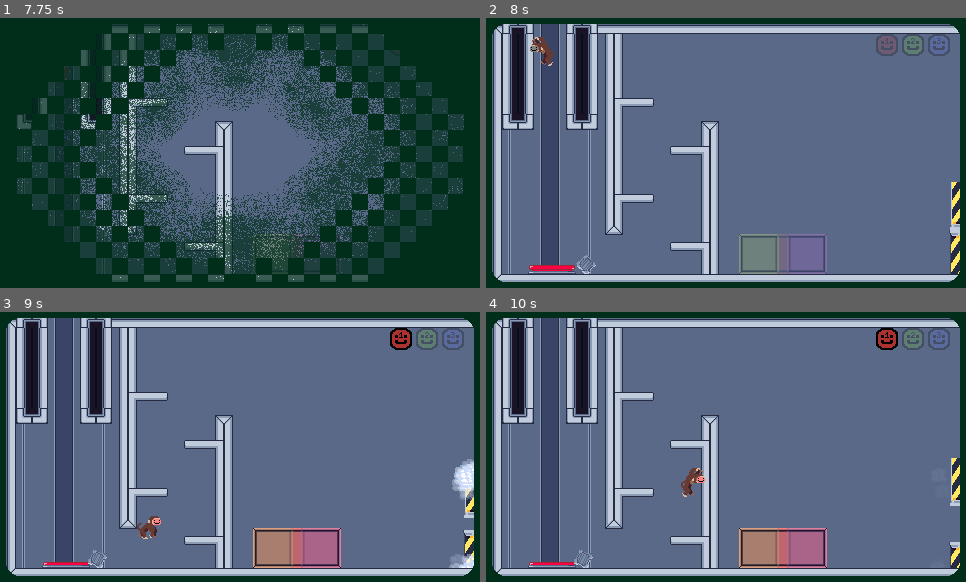
Above: before the commit, frames 1-4 (two rows, left to right).
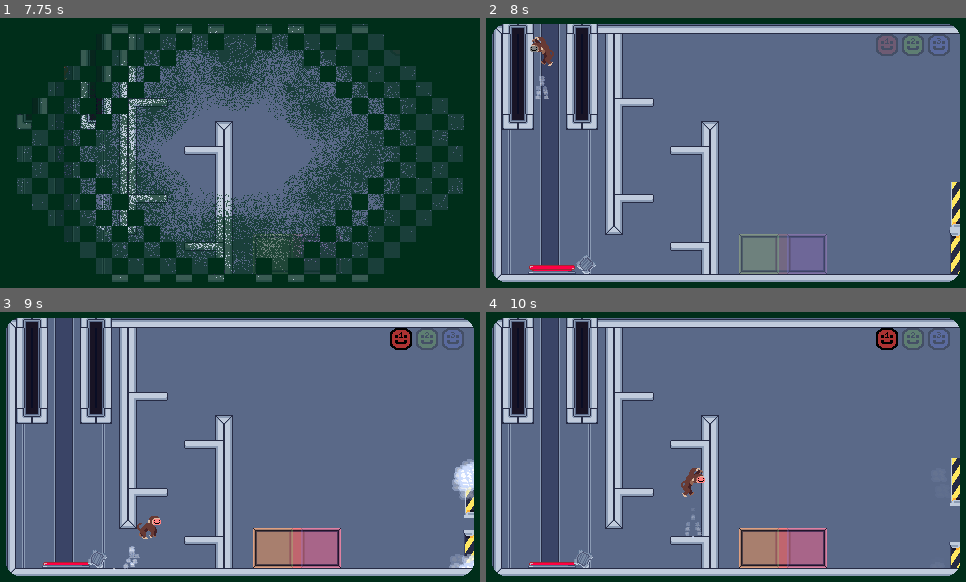
Above: after the commit, the same moments.

Repository: avaxar/phase-reveal
Game: Godot game, scene res://ui/title_screen/title_screen.tscn
The game is run twice, just before and just after one commit, with the same random seed, the same clock (stepped at 60 frames per second) and the same inputs.
Inputs (mouse positions are in pixels of both pictures, inside the frame that each line leads up to):
- Up to frame 1 (7.75 s): click "Start Game" at 0.5 s; tap Enter (ui_accept) at 1.25, 3.5, 5.75, 6.5, 7.25 s; move the mouse to (345, 139) at 1.27 s; hold D (right) 1.28-2.78 s; tap W (jump) at 1.35, 1.52, 1.82, 2.27, 2.3, 2.57, 3.05, 3.77, 3.8, 4.07, 4.52, 4.55, 4.82, 5.1, 5.27, 5.57, 6.05, 6.77, 6.8, 7.07, 7.52, 7.55 s; move the mouse to (144, 166) at 2.02 s; tap E (interact) at 2.1 s; move the mouse to (288, 93) at 2.77 s; hold A (left) 2.78-3.53 s; hold 3 (mask_blue) 2.78-3.53 s; move the mouse to (216, 207) at 3.52 s; hold D (right) 3.53-5.03 s; tap 2 (mask_green) at 3.6 s; move the mouse to (384, 193) at 4.27 s; hold 1 (mask_red) 4.28-5.03 s; move the mouse to (96, 112) at 5.02 s; hold A (left) 5.03-5.78 s; move the mouse to (264, 153) at 5.77 s; hold D (right) 5.78-6.53 s; hold E (interact) 5.78-6.53 s; move the mouse to (168, 85) at 6.52 s; hold A (left) from 6.53 s (still down); tap 3 (mask_blue) at 6.6 s; move the mouse to (345, 139) at 7.27 s; hold 2 (mask_green) from 7.28 s (still down)
- Up to frame 2 (8 s): keep holding A (left); keep holding 2 (mask_green); tap W (jump) at 7.82 s
- Up to frame 3 (9 s): move the mouse to (144, 460) at 8.02 s; release A (left) at 8.03 s; release 2 (mask_green) at 8.03 s; hold D (right) from 8.03 s (still down); tap 1 (mask_red) at 8.1 s; tap W (jump) at 8.27, 8.3, 8.57, 8.85 s; move the mouse to (288, 387) at 8.77 s
- Up to frame 4 (10 s): keep holding D (right); move the mouse to (702, 501) at 9.52 s; tap E (interact) at 9.6 s; tap W (jump) at 9.77, 9.8 s

Frame 1 is identical in both runs. In frame 2, 0.1% of the frame differs, in the area x 10-14%, y 21-30%; in frame 3, 0.1%, in the area x 23-30%, y 86-96%; in frame 4, less than 0.1%.

Commit message:
Added Particles

Diff:
--- a/entities/player/player.gd
+++ b/entities/player/player.gd
@@ -37,6 +37,8 @@
 @onready var hitbox: CollisionShape2D = $Hitbox/CollisionShape2D
 @onready var box_detector: Area2D = $BoxDetector
 @onready var inside_cast: RayCast2D = $InsideCast
+@onready var walking_particles: Node2D = $WalkingParticles
+@onready var jumping_particles: Node2D = $JumpingParticles
 
 # Buffer Jump & Coyote Time
 var jump_available: bool = true
@@ -123,9 +125,11 @@
 	var direction := Input.get_axis("left", "right")
 	velocity.x = direction * speed
 	if !is_zero_approx(velocity.x) and is_on_floor():
+		walking_particles.get_child(0).emitting = true
 		if !walk_sound.playing:
 			walk_sound.play()
 	else:
+		walking_particles.get_child(0).emitting = false
 		walk_sound.stop()
 
 
@@ -167,9 +171,13 @@
 
 func jump() -> void:
 	change_sfx(JUMP)
+	create_jump_particles()
 	velocity.y = jump_velocity
 	jump_available = false
 
+func create_jump_particles() -> void:
+	for i in jumping_particles.get_children():
+		i.emitting = true
 
 func _unhandled_input(event: InputEvent) -> void:
 	if event.is_action_pressed("interact"):
--- a/entities/player/player.tscn
+++ b/entities/player/player.tscn
@@ -10,6 +10,8 @@
 [ext_resource type="Texture2D" uid="uid://bel6hxpi08vts" path="res://entities/player/monkey_hold_run_sheet.png" id="4_26q78"]
 [ext_resource type="AudioStream" uid="uid://ci6i5gbv6h07s" path="res://entities/player/sfx/walk.wav" id="9_bectd"]
 [ext_resource type="AudioStream" uid="uid://n0ux7lb83ufp" path="res://entities/player/sfx/death.wav" id="10_wvtmh"]
+[ext_resource type="PackedScene" uid="uid://cdif3wwfvrli6" path="res://entities/thomz_folder/walking particle.tscn" id="11_7thud"]
+[ext_resource type="PackedScene" uid="uid://ce1mybsj5w3ab" path="res://entities/thomz_folder/jumping particle.tscn" id="12_a1qjk"]
 
 [sub_resource type="CapsuleShape2D" id="CapsuleShape2D_abrql"]
 radius = 7.0
@@ -334,4 +336,11 @@
 [node name="DeathSound" type="AudioStreamPlayer2D" parent="." unique_id=772052218]
 stream = ExtResource("10_wvtmh")
 
+[node name="WalkingParticles" parent="." unique_id=1564369689 instance=ExtResource("11_7thud")]
+z_index = -1
+position = Vector2(0, 7)
+
+[node name="JumpingParticles" parent="." unique_id=1335473961 instance=ExtResource("12_a1qjk")]
+position = Vector2(0, 4)
+
 [connection signal="body_entered" from="Hitbox" to="." method="_on_hitbox_body_entered"]
--- a/entities/thomz_folder/jumping particle.tscn
+++ b/entities/thomz_folder/jumping particle.tscn
@@ -1,6 +1,6 @@
-[gd_scene load_steps=4 format=3]
+[gd_scene format=3 uid="uid://ce1mybsj5w3ab"]
 
-[ext_resource type="Texture2D" uid="uid://c28top7moxnvw" path="res://smoke.png" id="1_srbw2"]
+[ext_resource type="Texture2D" uid="uid://bjdplxgx8spr2" path="res://entities/thomz_folder/smoke.png" id="1_srbw2"]
 
 [sub_resource type="Curve" id="Curve_xhxfb"]
 _data = [Vector2(0, 0.988764), 0.0, 0.0, 0, 0, Vector2(0.957219, 0.685393), 0.0, 0.0, 0, 0]
@@ -9,9 +9,9 @@
 [sub_resource type="Gradient" id="Gradient_2w0l7"]
 colors = PackedColorArray(1, 1, 1, 0.54902, 1, 1, 1, 0)
 
-[node name="Node2D" type="Node2D"]
+[node name="Node2D" type="Node2D" unique_id=1757021208]
 
-[node name="CPUParticles2D3" type="CPUParticles2D" parent="."]
+[node name="CPUParticles2D3" type="CPUParticles2D" parent="." unique_id=619813614]
 position = Vector2(-2, 0)
 emitting = false
 amount = 5
@@ -30,26 +30,25 @@
 scale_amount_curve = SubResource("Curve_xhxfb")
 color_ramp = SubResource("Gradient_2w0l7")
 
-[node name="CPUParticles2D" type="CPUParticles2D" parent="."]
+[node name="CPUParticles2D" type="CPUParticles2D" parent="." unique_id=1580224961]
 emitting = false
 amount = 5
 texture = ExtResource("1_srbw2")
-lifetime = 0.46
+lifetime = 0.25
 one_shot = true
-explosiveness = 0.81
-randomness = 0.6
+explosiveness = 1.0
 fixed_fps = 40
-emission_shape = 1
-emission_sphere_radius = 1.0
-direction = Vector2(2, 0)
-spread = 173.3
-gravity = Vector2(-10, -150)
+direction = Vector2(0, -1)
+spread = 0.0
+gravity = Vector2(0, 100)
+initial_velocity_min = 50.0
+initial_velocity_max = 100.0
 scale_amount_min = 0.25
 scale_amount_max = 0.5
 scale_amount_curve = SubResource("Curve_xhxfb")
 color_ramp = SubResource("Gradient_2w0l7")
 
-[node name="CPUParticles2D2" type="CPUParticles2D" parent="."]
+[node name="CPUParticles2D2" type="CPUParticles2D" parent="." unique_id=2004885159]
 position = Vector2(2, 0)
 emitting = false
 amount = 5
--- a/entities/thomz_folder/walking particle.tscn
+++ b/entities/thomz_folder/walking particle.tscn
@@ -1,6 +1,6 @@
 [gd_scene format=3 uid="uid://cdif3wwfvrli6"]
 
-[ext_resource type="Texture2D" uid="uid://bjdplxgx8spr2" path="res://entities/player/smoke.png" id="1_o3u1r"]
+[ext_resource type="Texture2D" uid="uid://bjdplxgx8spr2" path="res://entities/thomz_folder/smoke.png" id="1_o3u1r"]
 
 [sub_resource type="Curve" id="Curve_5j0al"]
 _data = [Vector2(0, 1), 0.0, 0.0, 0, 0, Vector2(0.9954752, 0.37360185), 0.0, 0.0, 0, 0]
